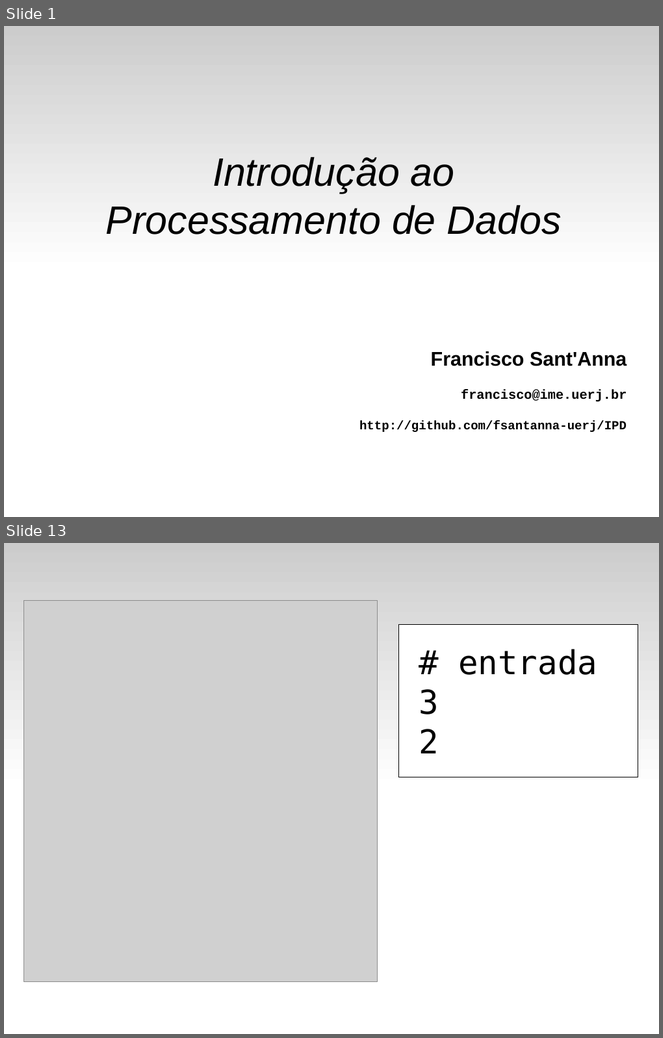
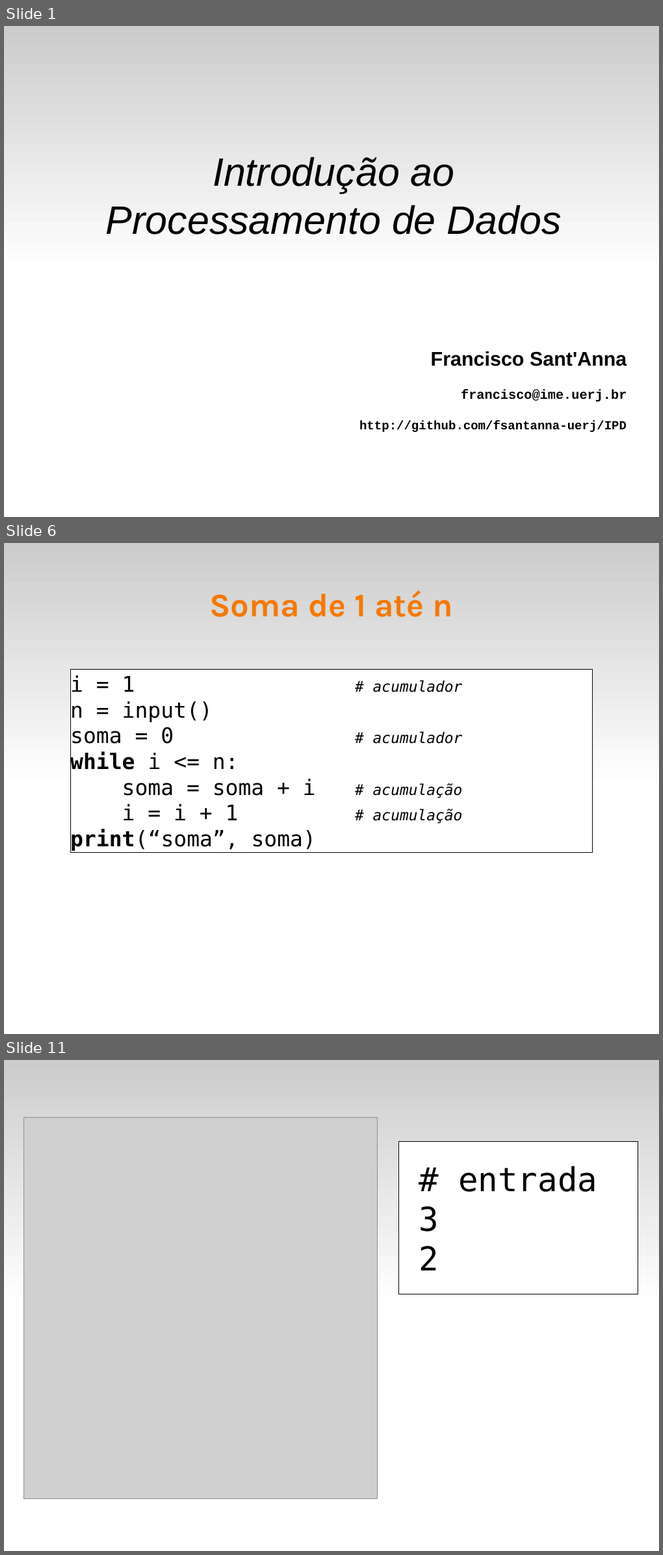
Before and after one commit to fsantanna-uerj/IPD, a slide deck: slides/ipd-05-while.odp. Shown one above the other, each under a label of ours: slides 1 and 13 before the commit, slides 1, 6 and 11 after it; the slides between them are not shown. The pictures are 663x1038 and 663x1555 pixels, drawn with LibreOffice and Linux fonts; fonts in the diff are those of the drawing; grey boxes stand for pictures. Boxes give left, top, right and bottom in pixels: in the first picture for what was removed or moved away, otherwise in the second. Text is boxed around its words. In the diff, an @@ line names an element or a change of style, - is before the commit and + after.

```diff
--- a/slides/ipd-05-while.odp
+++ b/slides/ipd-05-while.odp
@@ slide 6 added at (4, 543, 659, 1034), background #FFFFFF; not listed: 1 template element that a slide beside it also shows @@
@@ title added at (210, 590, 454, 617), 40 pt, text #F57900, bold @@
+Soma de 1 até n
@@ rectangle added at (70, 669, 593, 853), fill #FFFFFF, outline #000000 0 pt, 26 pt, text #000000 @@
+i = 1 # acumulador
+n = input()
+soma = 0 # acumulador
+while i <= n:
+soma = soma + i # acumulação
+i = i + 1 # acumulação
+print(“soma”, soma)
@@ what was slide 13 is now slide 11 @@
```
Also in this commit, not shown: 5 slides changed, 3 other slides added, 6 slides removed, 2 other files.
